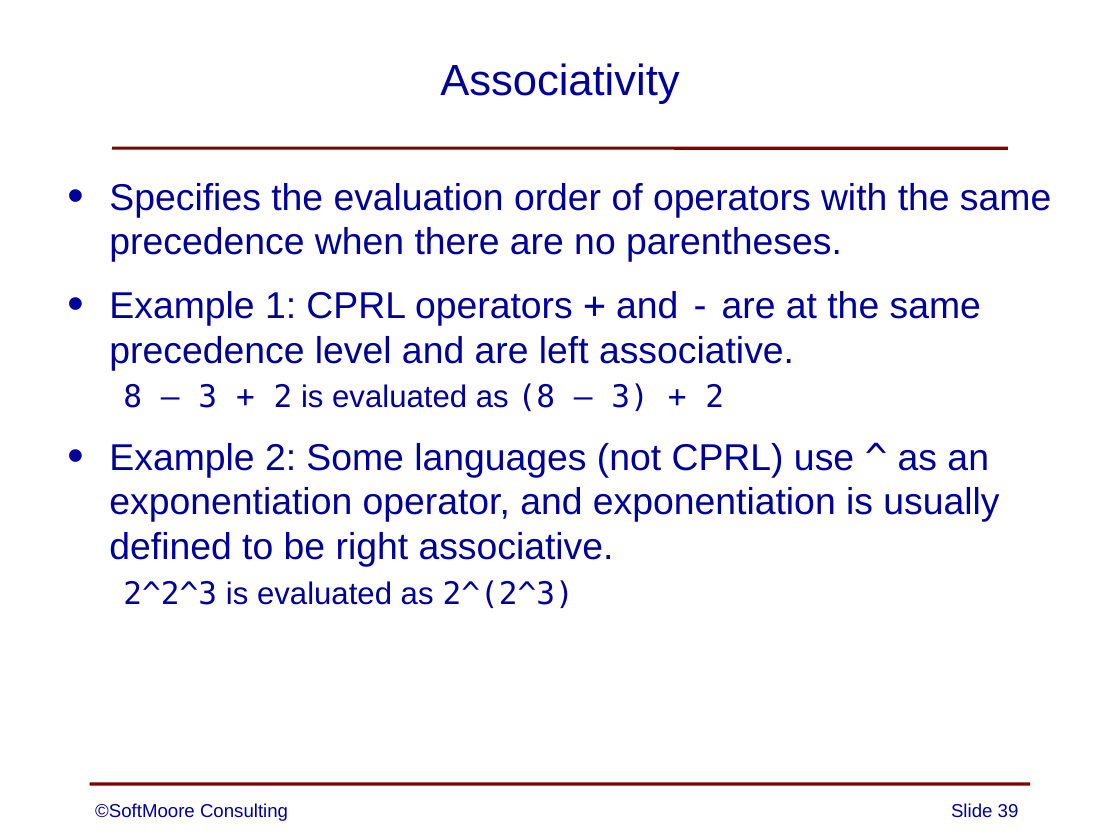
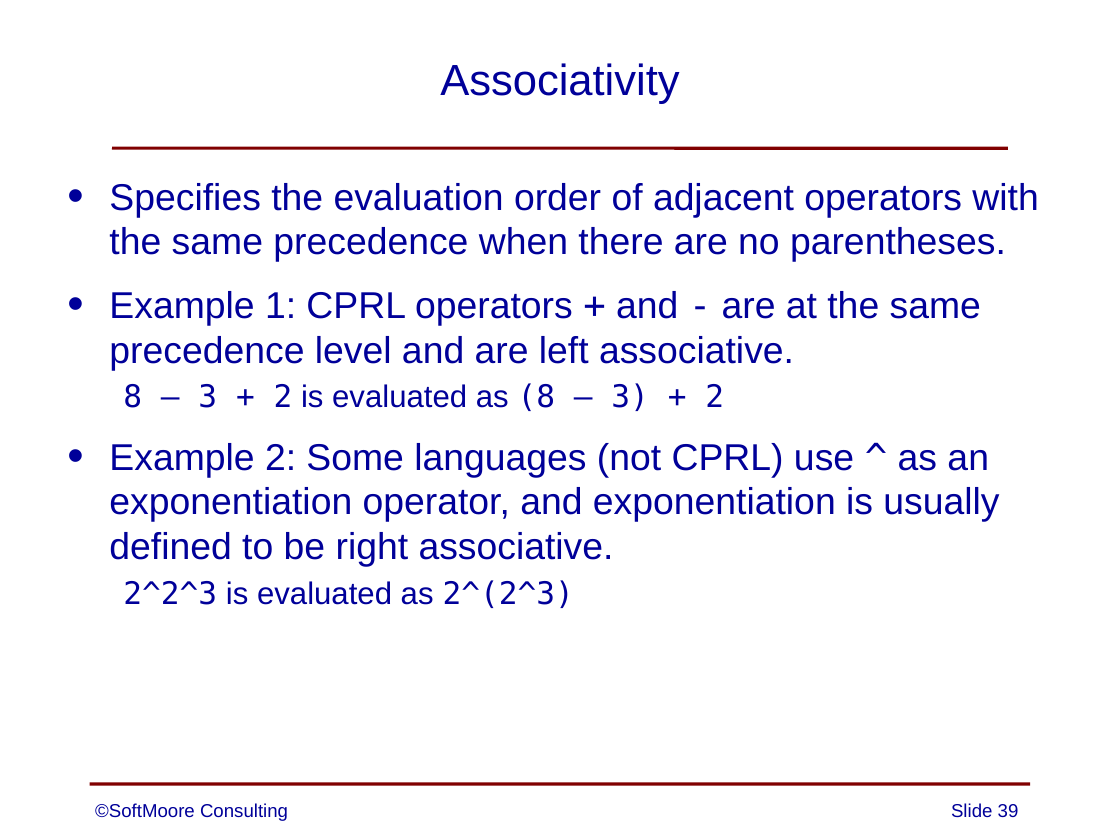
Before and after one commit to SoftMoore/CPRL-Java-3rd, a slide deck: slide 39 of PowerPoints/03 - Context-Free Grammars.pptx. Drawn at 1120x840 pixels with LibreOffice and Linux fonts; fonts in the diff are those of the drawing. Boxes give left, top, right and bottom in pixels: in the first picture for what was removed or moved away, otherwise in the second. Text is boxed around its words. In the diff, an @@ line names an element or a change of style, - is before the commit and + after.

Commit message:
minor improvement to one PowerPoint slide

```diff
--- a/PowerPoints/03 - Context-Free Grammars.pptx
+++ b/PowerPoints/03 - Context-Free Grammars.pptx
@@ text at [109, 183, 1038, 262]: text changed @@
-• Specifies the evaluation order of operators with the same precedence when there are no parentheses.
+• Specifies the evaluation order of adjacent operators with the same precedence when there are no parentheses.
```
